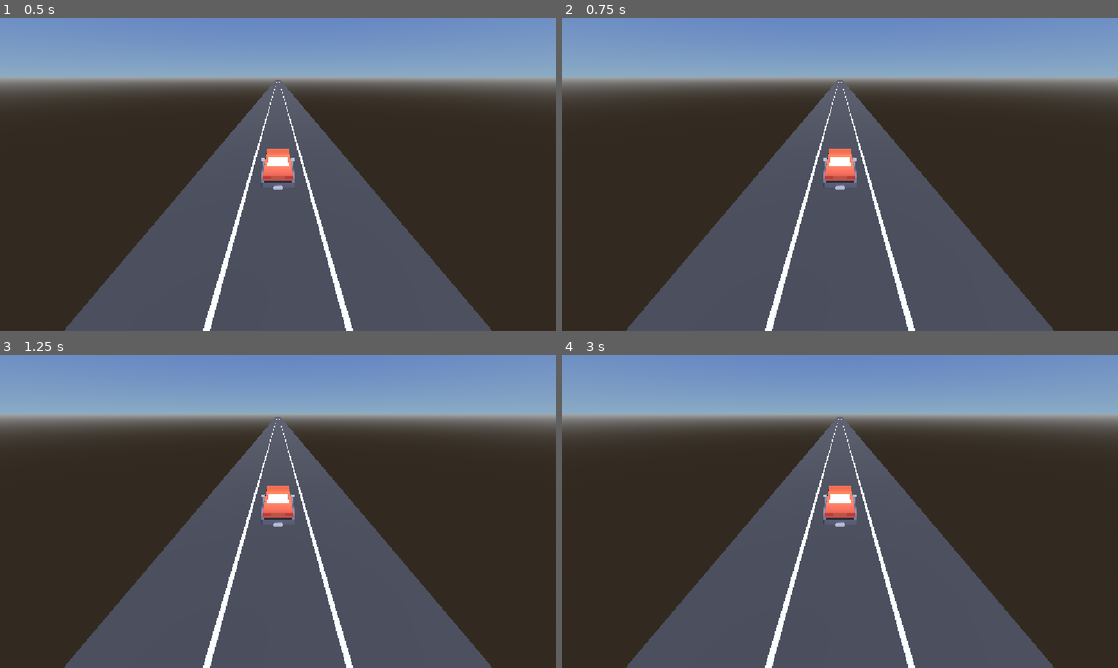
Above: before the commit, frames 1-4 (two rows, left to right).
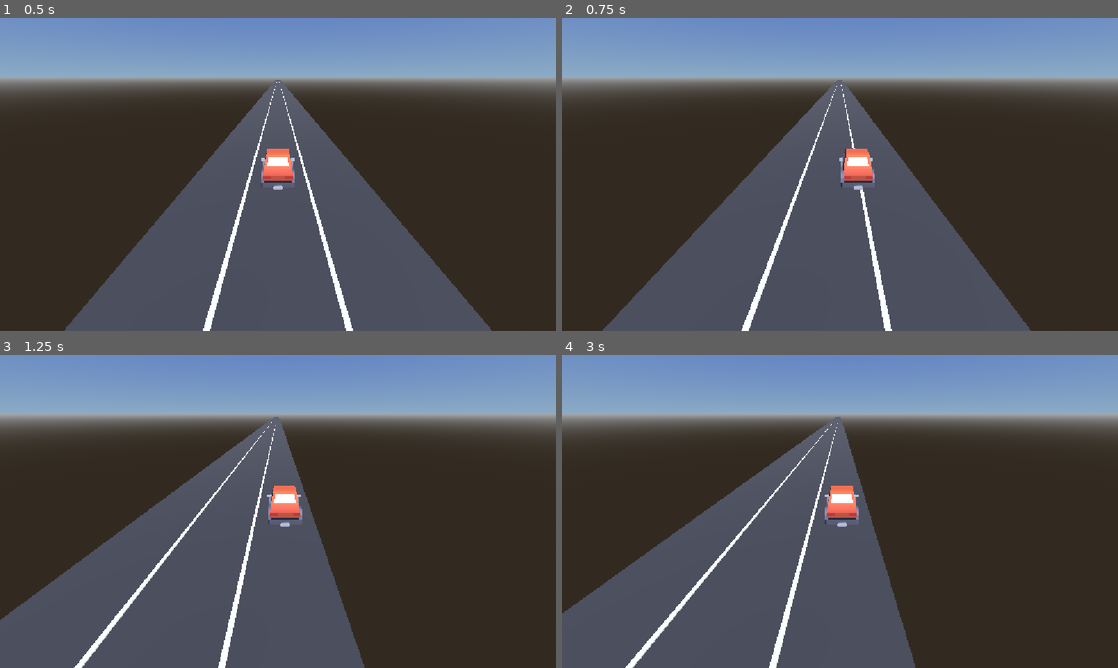
Above: after the commit, the same moments.

Repository: tiago-xavier-braga/LearnGodotEngine
Game: Godot game, scene res://scenes/levels/lvl_game.tscn
The game is run twice, just before and just after one commit, with the same random seed, the same clock (stepped at 60 frames per second) and the same inputs.
Inputs:
- Up to frame 1 (0.5 s): no input
- Up to frame 2 (0.75 s): hold D (move_right) from 0.53 s (still down)
- Up to frame 3 (1.25 s): keep holding D (move_right)
- Up to frame 4 (3 s): release D (move_right) at 1.28 s; hold A (move_left) 1.28-2.03 s; hold D (move_right) from 2.03 s (still down)

Frame 1 is identical in both runs. In frame 2, 6.2% of the frame differs, in the area x 7-89%, y 19-100%; in frame 3, 20%; in frame 4, 21%, in the area x 0-89%, y 19-100%.

Commit message:
feat: implemented lane system and speed cap for Car

Diff:
--- a/scenes/levels/lvl_game.tscn
+++ b/scenes/levels/lvl_game.tscn
@@ -64,6 +64,7 @@
 
 [node name="Car" parent="." unique_id=1705489505 instance=ExtResource("1_car")]
 transform = Transform3D(1, 0, 0, 0, 1, 0, 0, 0, 1, 0, 0.1, 0)
+lane_speed = 6.0
 
 [node name="FollowCamera" type="Camera3D" parent="." unique_id=100787173 node_paths=PackedStringArray("target")]
 transform = Transform3D(1, 0, 0, 0, 0.90258527, 0.43051112, 0, -0.43051112, 0.90258527, 0, 4, 8)
--- a/scripts/car.gd
+++ b/scripts/car.gd
@@ -2,16 +2,16 @@
 extends RigidBody3D
 
 @export var acceleration: float = 10.0
-@export var laneDistance: float = 10.0
+@export var max_speed: float = 25.0
+@export var lane_distance: float = 2.5
+@export var lane_limit: int = 1
+@export var lane_speed: float = 10.0
 
-var currentLane: int = 0
+var _current_lane: int = 0
 
-func _physics_process(_delta : float) -> void:
+func _physics_process(delta: float) -> void:
 	_drive_forward()
-
-func _drive_forward() -> void:
-	var forward := -global_basis.z
-	apply_central_force(forward * acceleration * mass)
+	_track_lane(delta)
 
 func _unhandled_input(event: InputEvent) -> void:
 	if event.is_action_pressed("move_left"):
@@ -19,10 +19,19 @@
 	elif event.is_action_pressed("move_right"):
 		_change_lane(1)
 
-func _change_lane(direction: int) -> void:
-	if (currentLane > 0 && currentLane < 0):
+
+func _drive_forward() -> void:
+	var forward := -global_basis.z
+	if linear_velocity.dot(forward) >= max_speed:
 		return
 
-	var xPosition = position.x * direction
-	var offset = Vector3(xPosition, position.y, position.z)
-	translate(offset)
+	apply_central_force(forward * acceleration * mass)
+
+func _change_lane(direction: int) -> void:
+	_current_lane = clampi(_current_lane + direction, -lane_limit, lane_limit)
+
+
+func _track_lane(delta: float) -> void:
+	var target_x := _current_lane * lane_distance
+	linear_velocity.x = clampf(
+		(target_x - global_position.x) / delta, -lane_speed, lane_speed)
